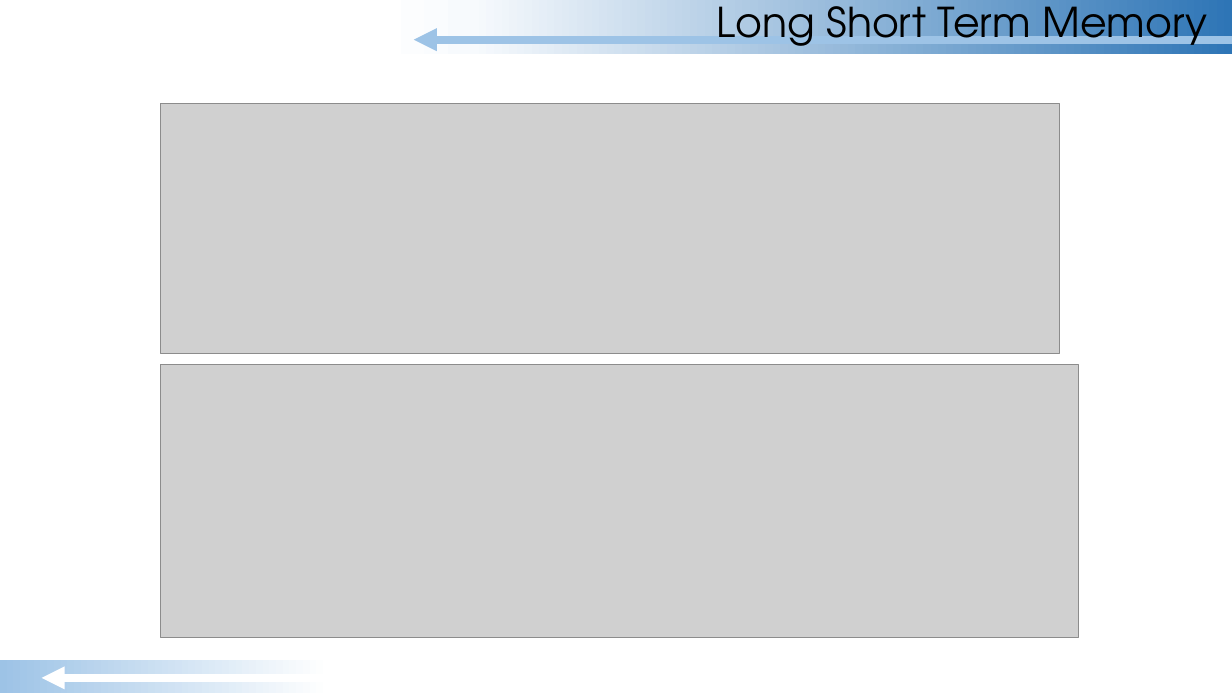
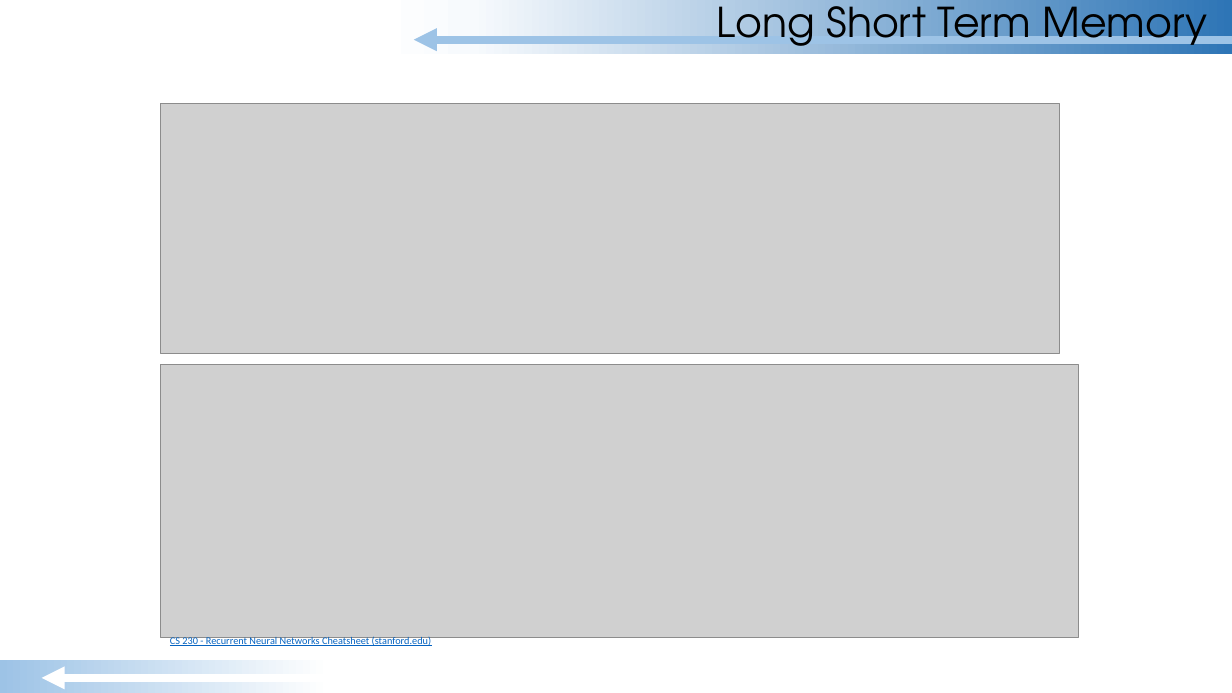
Before and after one commit to GradyKurpasi/RNN-Tutorial, a slide deck: slide 61 of MLP-RNN Tutorial.pptx (slide 62 before the commit). Drawn at 1232x693 pixels with LibreOffice and Linux fonts; fonts in the diff are those of the drawing; grey boxes stand for pictures. Boxes give left, top, right and bottom in pixels: in the first picture for what was removed or moved away, otherwise in the second. Text is boxed around its words. In the diff, an @@ line names an element or a change of style, - is before the commit and + after.

```diff
--- a/MLP-RNN Tutorial.pptx
+++ b/MLP-RNN Tutorial.pptx
@@ text added at (x1=170, y1=636, x2=431, y2=647), 8 pt, text #0563C1, underline @@
+CS 230 - Recurrent Neural Networks Cheatsheet (stanford.edu)
```
Also in this commit, not shown: 28 other slides changed, 1 slide removed, 2 other files.
